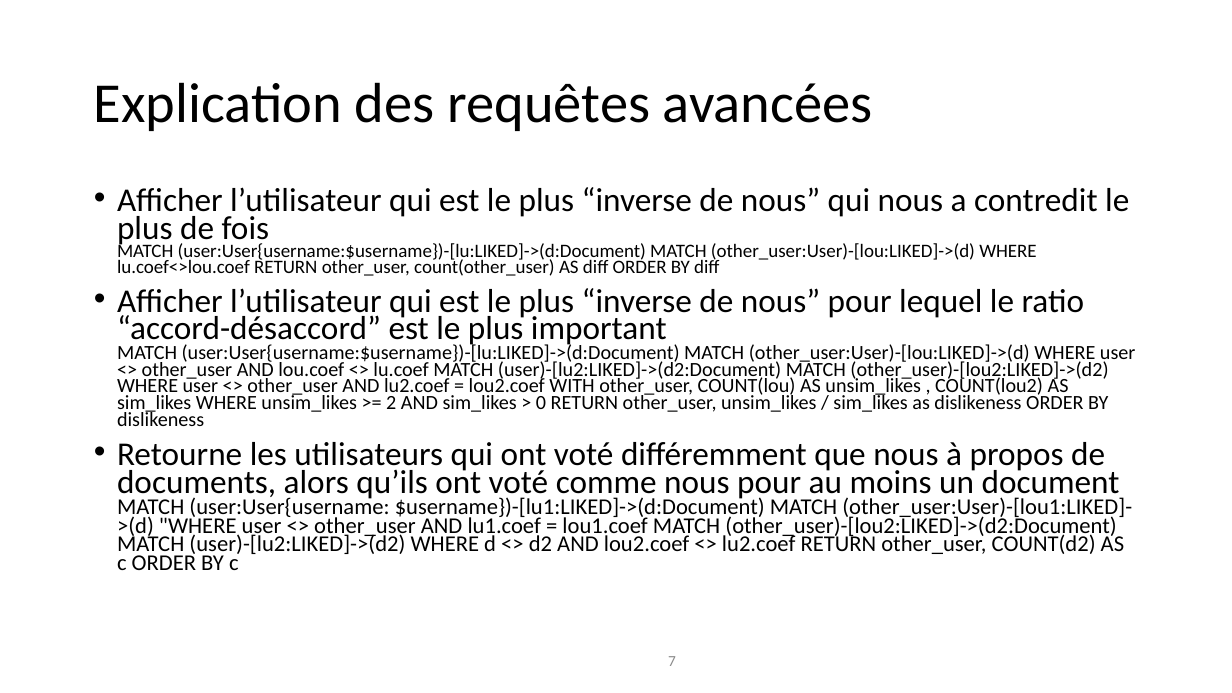
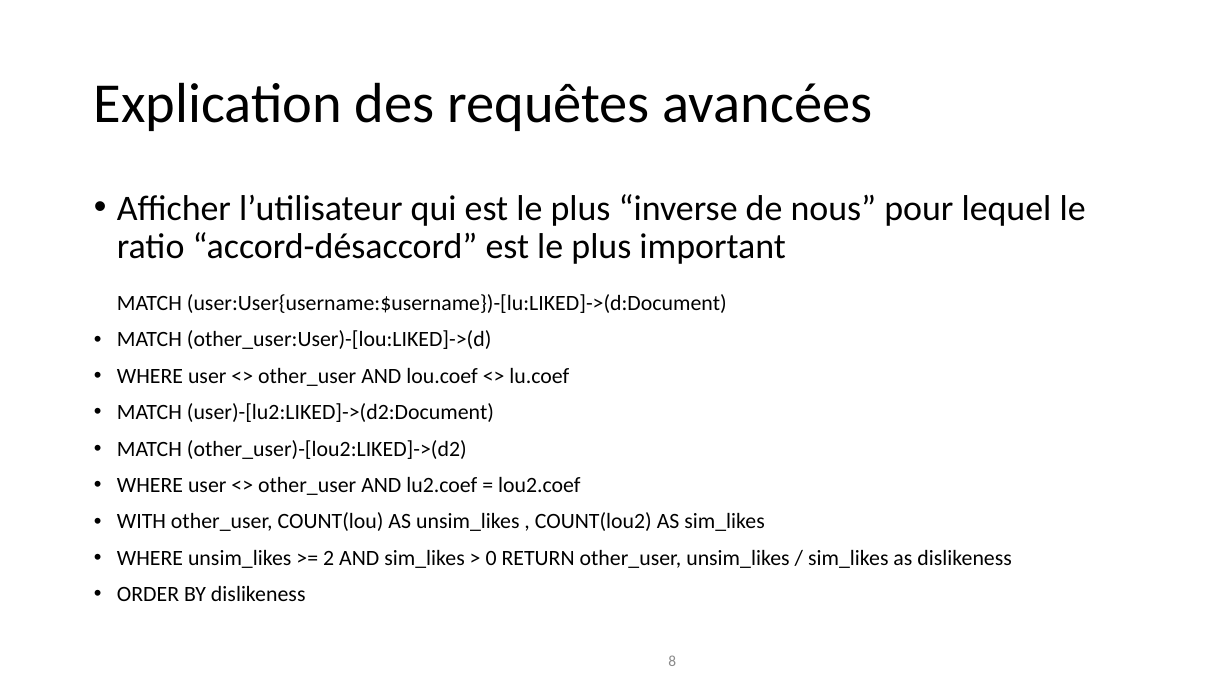
Before and after one commit to HEIGVD-MAC-project-Widmer-Stalder/MAC_project, a slide deck: slide 8 of doc/Presentation.pptx (slide 7 before the commit). Drawn at 1232x693 pixels with LibreOffice and Linux fonts; fonts in the diff are those of the drawing; background and template pictures are left out. Boxes give left, top, right and bottom in pixels: in the first picture for what was removed or moved away, otherwise in the second. Text is boxed around its words. In the diff, an @@ line names an element or a change of style, - is before the commit and + after.

```diff
--- a/doc/Presentation.pptx
+++ b/doc/Presentation.pptx
@@ text at (117, 194, 1086, 601): text changed; size 15.7 to 17 pt @@
-• Afficher l’utilisateur qui est le plus “inverse de nous” qui nous a contredit le plus de fois
-  MATCH (user:User{username:$username})-[lu:LIKED]->(d:Document) MATCH (other_user:User)-[lou:LIKED]->(d) WHERE lu.coef<>lou.coef RETURN other_user, count(other_user) AS diff ORDER BY diff
-• Afficher l’utilisateur qui est le plus “inverse de nous” pour lequel le ratio “accord-désaccord” est le plus important
-  MATCH (user:User{username:$username})-[lu:LIKED]->(d:Document) MATCH (other_user:User)-[lou:LIKED]->(d) WHERE user <> other_user AND lou.coef <> lu.coef MATCH (user)-[lu2:LIKED]->(d2:Document) MATCH (other_user)-[lou2:LIKED]->(d2) WHERE user <> other_user AND lu2.coef = lou2.coef WITH other_user, COUNT(lou) AS unsim_likes , COUNT(lou2) AS sim_likes WHERE unsim_likes >= 2 AND sim_likes > 0 RETURN other_user, unsim_likes / sim_likes as dislikeness ORDER BY dislikeness
-• Retourne les utilisateurs qui ont voté différemment que nous à propos de documents, alors qu’ils ont voté comme nous pour au moins un document
-  MATCH (user:User{username: $username})-[lu1:LIKED]->(d:Document) MATCH (other_user:User)-[lou1:LIKED]->(d) "WHERE user <> other_user AND lu1.coef = lou1.coef MATCH (other_user)-[lou2:LIKED]->(d2:Document) MATCH (user)-[lu2:LIKED]->(d2) WHERE d <> d2 AND lou2.coef <> lu2.coef RETURN other_user, COUNT(d2) AS c ORDER BY c
+• Afficher l’utilisateur qui est le plus “inverse de nous” pour lequel le ratio “accord-désaccord” est le plus important
+  MATCH (user:User{username:$username})-[lu:LIKED]->(d:Document)
+• MATCH (other_user:User)-[lou:LIKED]->(d)
+• WHERE user <> other_user AND lou.coef <> lu.coef
+• MATCH (user)-[lu2:LIKED]->(d2:Document)
+• MATCH (other_user)-[lou2:LIKED]->(d2)
+• WHERE user <> other_user AND lu2.coef = lou2.coef
+• WITH other_user, COUNT(lou) AS unsim_likes , COUNT(lou2) AS sim_likes
+• WHERE unsim_likes >= 2 AND sim_likes > 0 RETURN other_user, unsim_likes / sim_likes as dislikeness
+• ORDER BY dislikeness
@@ page number at (668, 655, 676, 666): text changed; text colour #8C8C8C to #8B8B8B @@
-7
+8
```
Also in this commit, not shown: 7 other slides changed, 2 slides added, 1 other file.
